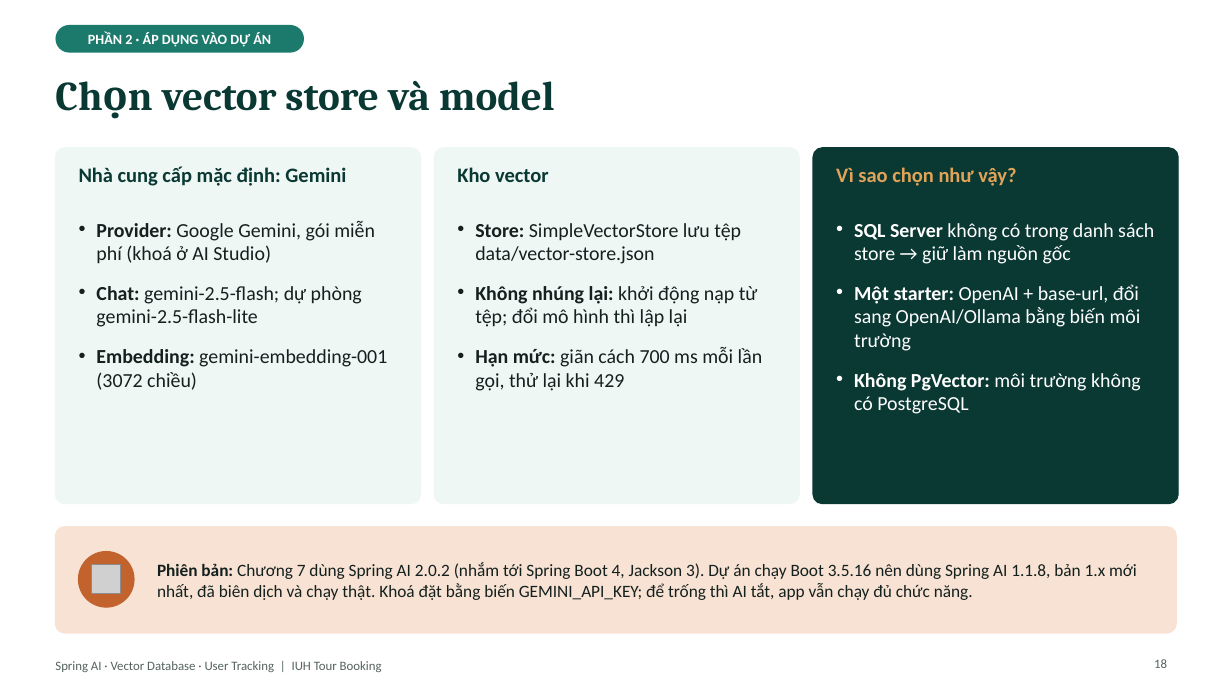
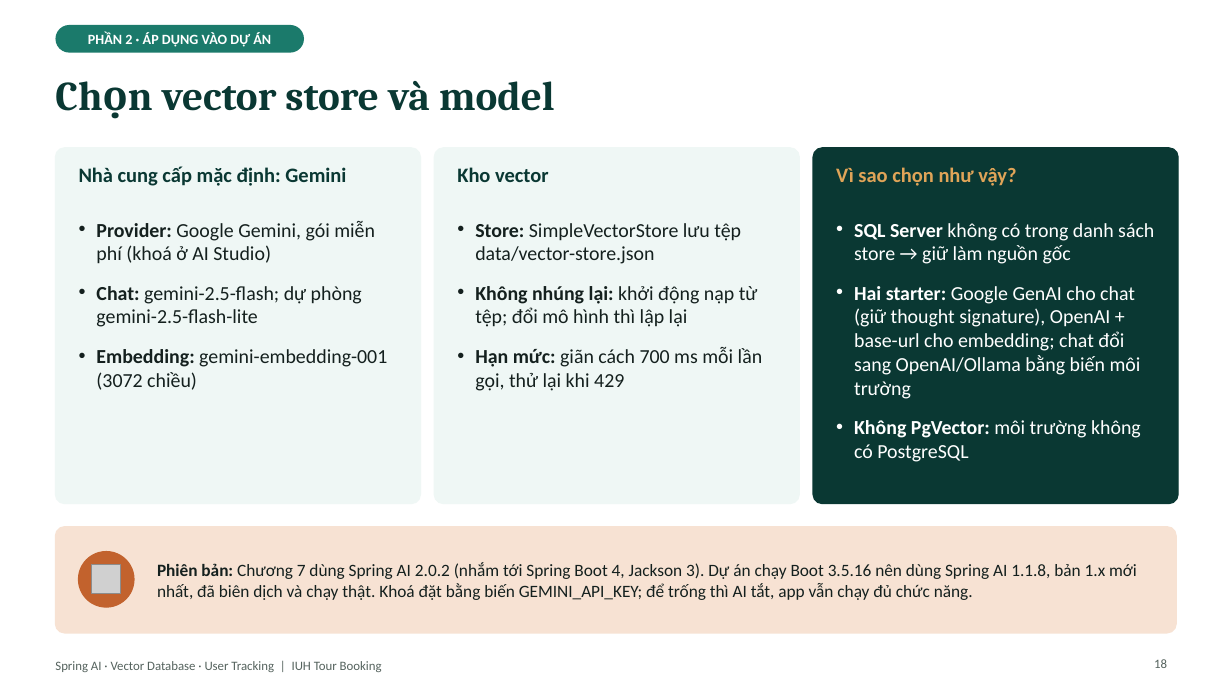
Before and after one commit to kanele05/project_www, a slide deck: slide 18 of docs/presentation/SpringAI_VectorDB_UserTracking.pptx. Drawn at 1232x693 pixels with LibreOffice and Linux fonts; fonts in the diff are those of the drawing; grey boxes stand for pictures. Boxes give left, top, right and bottom in pixels: in the first picture for what was removed or moved away, otherwise in the second. Text is boxed around its words. In the diff, an @@ line names an element or a change of style, - is before the commit and + after.

```diff
--- a/docs/presentation/SpringAI_VectorDB_UserTracking.pptx
+++ b/docs/presentation/SpringAI_VectorDB_UserTracking.pptx
@@ text at (x1=854, y1=286, x2=1141, y2=399): text changed @@
-• Một starter: OpenAI + base-url, đổi sang OpenAI/Ollama bằng biến môi trường
+• Hai starter: Google GenAI cho chat (giữ thought signature), OpenAI + base-url cho embedding; chat đổi sang OpenAI/Ollama bằng biến môi trường
```
Also in this commit, not shown: 2 other slides changed, 16 other files.
